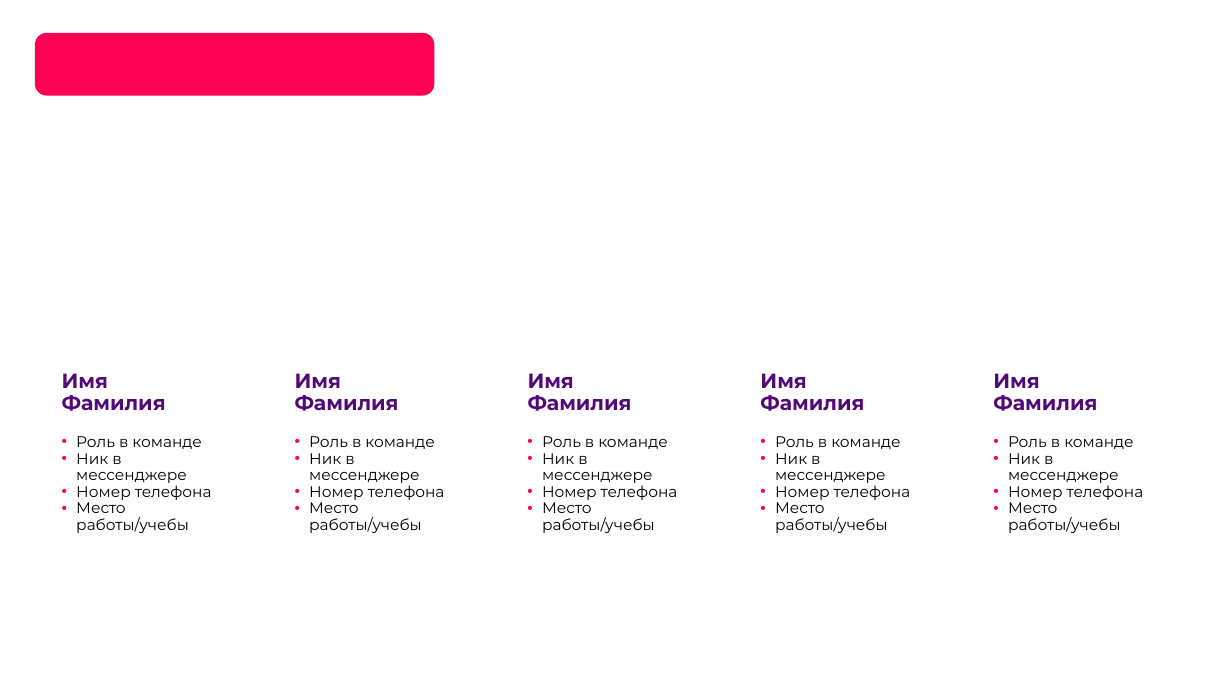
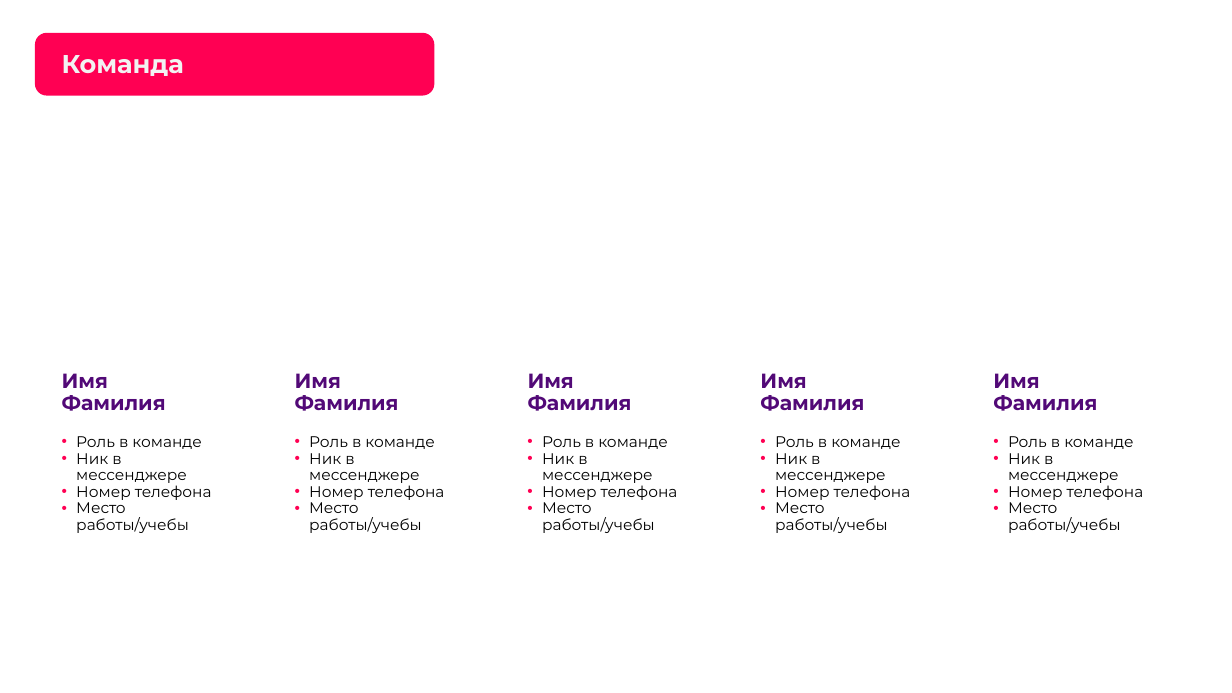
Before and after one commit to Egor2809/fsp-scout, a slide deck: slide 3 of docs/scout-presentation.pptx (slide 10 before the commit). Drawn at 1232x693 pixels with LibreOffice and Linux fonts; fonts in the diff are those of the drawing; background and template pictures are left out. Boxes give left, top, right and bottom in pixels: in the first picture for what was removed or moved away, otherwise in the second. Text is boxed around its words. In the diff, an @@ line names an element or a change of style, - is before the commit and + after.

```diff
--- a/docs/scout-presentation.pptx
+++ b/docs/scout-presentation.pptx
@@ title added at bbox=[62, 55, 184, 76], 20 pt, text #F2F2F2, bold @@
+Команда
```
Also in this commit, not shown: 2 other slides changed, 12 slides added, 8 slides removed, 2 other files.
